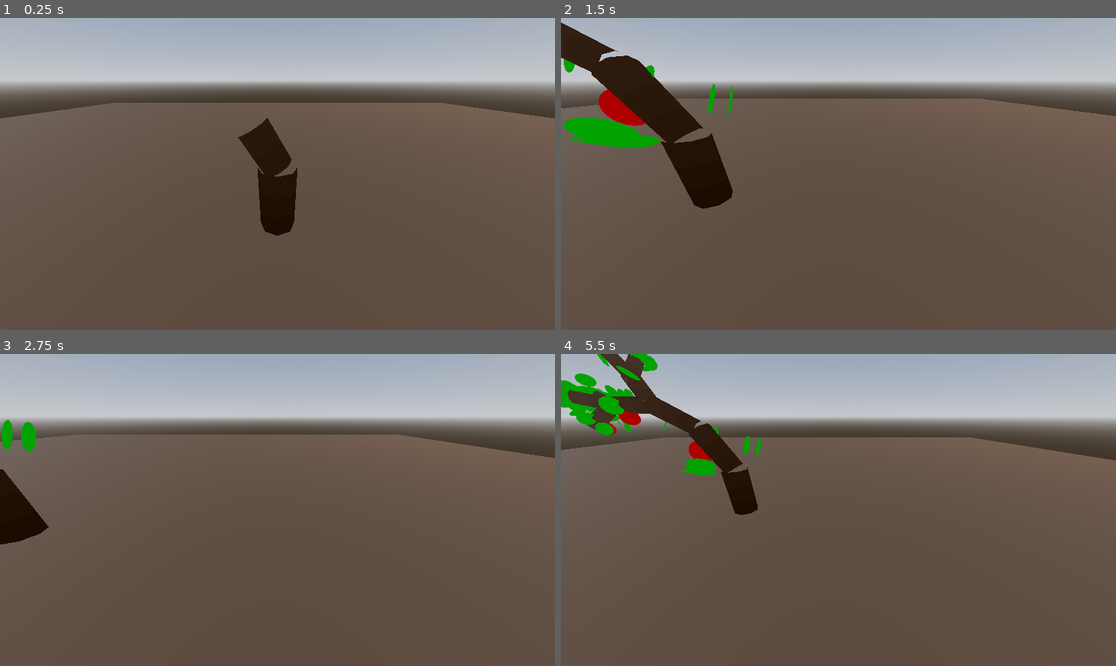
Above: before the commit, frames 1-4 (two rows, left to right).
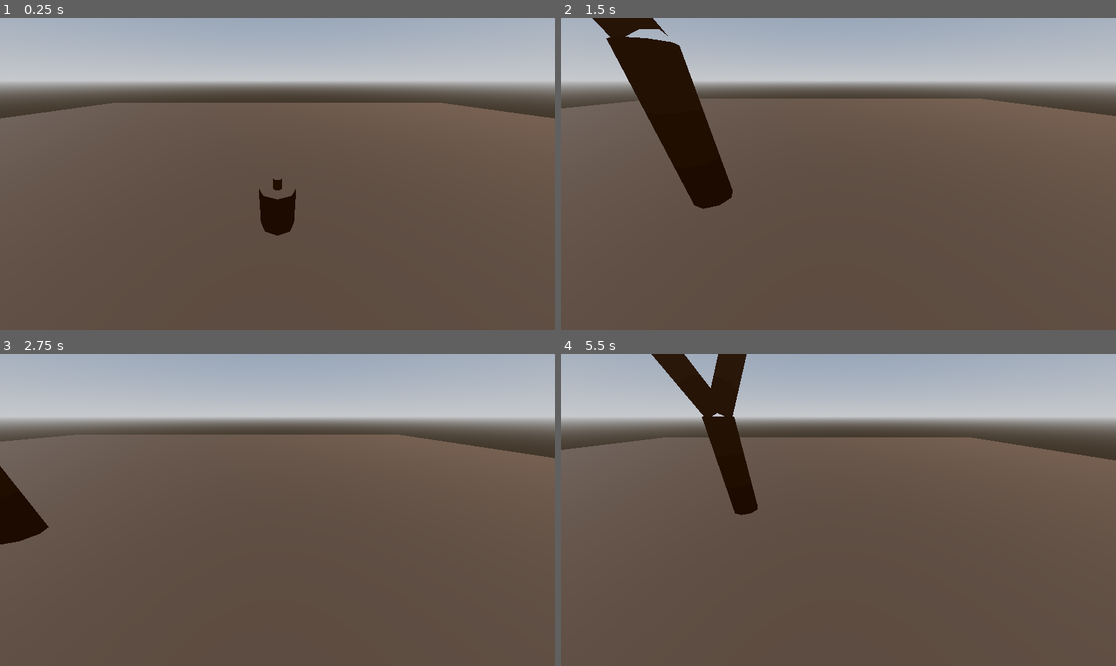
Above: after the commit, the same moments.

Repository: Gwynennen/Godot-4.1.1---Procedural-plants-generation-using-L-system-3D
Game: Godot game, scene res://Main.tscn
Two runs of this game, one before a commit and one after it. Both use one fixed random seed, a clock stepped at 60 frames per second and the inputs below. The project has no main scene, so this scene is started directly.
Inputs (mouse positions are in pixels of both pictures, inside the frame that each line leads up to):
- Up to frame 1 (0.25 s): no input
- Up to frame 2 (1.5 s): tap Enter at 0.5 s; move the mouse to (960, 158) at 0.52 s; hold D 0.53-1.25 s; tap Q at 0.6 s; click (960, 158) at 0.67 s; drag from (727, 189) to (810, 236) at 1.27 s
- Up to frame 3 (2.75 s): tap Space at 2 s; move the mouse to (333, 441) at 2.02 s; hold D from 2.03 s (still down); tap Shift at 2.1 s
- Up to frame 4 (5.5 s): release D at 2.75 s; drag from (810, 572) to (672, 463) at 2.77 s; tap Enter at 3.5 s; move the mouse to (1005, 556) at 3.52 s; hold A 3.53-4.25 s; tap Q at 3.6 s; drag from (672, 463) to (755, 432) at 4.27 s; tap Space at 5 s; move the mouse to (866, 510) at 5.02 s; hold S from 5.03 s (still down); tap Shift at 5.1 s; click (866, 510) at 5.17 s

The runs differ from the first frame. In frame 1, 1.4% of the frame differs, in the area x 42-54%, y 32-59%; in frame 2, 5.8%; in frame 3, 0.3%; in frame 4, 6.3%, in the area x 0-37%, y 0-39%.

Commit message:
Add files via upload

Diff:
--- a/Lsystem3D/Generator.gd
+++ b/Lsystem3D/Generator.gd
@@ -1,33 +1,28 @@
 extends Node3D
 
-var drawble = "F"
-var actions = "-+[]|#!{}.<>&^/\\()`:RL"
-var rules
-var starting
-var current
-var TW
+var drawble := "FRL"
+var actions := "[]&^/\\`:"
+var rules := {}
+var current := {}
+var animationSpeed := 0.2
+var colorLighteningFactor := 0.01
+var TW: Tween
+const JointsPart = preload("res://Part.gd")
 
-func _ready():
+func _ready() -> void:
 	randomize()
-	start("Tree1", 4)
+	start("Tree1", 2, Vector3.ZERO, Vector3.ZERO, [Color.SADDLE_BROWN.darkened(0.8)])
 
-func start(preset_name: String, steps):
+func start(preset_name: String, steps: int, startingPos: Vector3, startingRota: Vector3, colors: Array) -> void:
 	TW = create_tween()
-	rules = load_settings(preset_name)
-	set_current_state()
+	load_preset(preset_name)
+	set_current(startingPos, startingRota, colors)
 	calculate_state(steps)
-	create_parts()
+	set_parts()
 
-func set_current_state():
-	current = starting.duplicate(true)
-	current.rota = Vector3.ZERO
-	current.parentJoint = self
-	current.color = Color.SADDLE_BROWN.darkened(0.8)
-
-func load_settings(presetName: String):
-	var preset_data = {}
-	var presets = ConfigFile.new()
-	var err = presets.load("presets.cfg")
+func load_preset(presetName: String) -> void:
+	var presets := ConfigFile.new()
+	var err := presets.load("presets.cfg")
 
 	if err != OK:
 		return
@@ -37,17 +32,24 @@
 			for key in presets.get_section_keys(p):
 				match key:
 					"values":
-						starting = presets.get_value(p, key)
-						starting.angle = deg_to_rad(starting.angle)
+						current = presets.get_value(p, key)
 					_:
-						preset_data[key] = presets.get_value(p, key)
+						rules[key] = presets.get_value(p, key)
+			return
+	print("No such preset in config")
 
-			return preset_data
-	push_error("No such preset in config")
+func set_current(startingPos: Vector3, startingRota: Vector3, colors: Array) -> void:
+	current.angle = deg_to_rad(current.angle)
+	current.rota = startingRota
+	current.color = colors[0]
+	#init empty as parent holder
+	current.parentPart = JointsPart.new("", Vector3.ZERO, 0, 0, current.color)
+	current.parentPart.position = startingPos
+	add_child(current.parentPart)
 
-func calculate_state(steps):
+func calculate_state(steps: int) -> void:
 	for step in steps:
-		var tmp = ""
+		var tmp := ""
 		for part in current.state:
 			if part in rules:
 				if randi_range(0, 99) in range(0, rules[part].pbty):
@@ -58,12 +60,29 @@
 				tmp += part
 		current.state = tmp
 
-func create_parts():
-	var checkpoint = {"parentJoint": [], "rota": [], "length": [], "width": [], "color": []}
+func set_parts() -> void:
+	var checkpoint := {"parentPart": [], "rota": [], "length": [], "width": [], "color": []}
 	for part in current.state:
 		if part in drawble:
-			make_part()
-			current.color = current.color.lightened(0.01)
+			if part == "F":
+				var newPart = JointsPart.new("branch", current.rota, current.length, current.width, current.color)
+				newPart.meshInst.scale = Vector3.ZERO
+				TW.tween_property(newPart.meshInst, "scale", Vector3.ONE, animationSpeed)
+				current.parentPart.jointEnd.add_child(newPart)
+				current.parentPart = newPart
+
+				current.color = current.color.lightened(colorLighteningFactor)
+				current.rota = Vector3.ZERO
+			elif part == "R":
+				var newPart = JointsPart.new("apple", current.rota, current.length, current.width, Color.CRIMSON)
+				newPart.meshInst.scale = Vector3.ZERO
+				TW.tween_property(newPart.meshInst, "scale", Vector3.ONE, animationSpeed)
+				current.parentPart.jointEnd.add_child(newPart)
+			elif part == "L":
+				var newPart = JointsPart.new("leaf", current.rota, current.length, current.width, Color.SEA_GREEN)
+				newPart.meshInst.scale = Vector3.ZERO
+				TW.tween_property(newPart.meshInst, "scale", Vector3.ONE, animationSpeed)
+				current.parentPart.jointEnd.add_child(newPart)
 		elif part in actions:
 			match part:
 #				handle stack
@@ -88,84 +107,5 @@
 					current.length *= current.lengthMulti
 				":":
 					current.width *= current.widthMulti
-
-#				additions
-				"R":
-					make_apple()
-				"L":
-					make_leaves()
 				_:
-					push_error("unknown symbol")
-
-func make_part():
-	var jointStart = Marker3D.new()
-	jointStart.rotation += current.rota
-	current.rota = Vector3.ZERO
-	current.parentJoint.add_child(jointStart)
-	current.parentJoint = jointStart
-
-	var jointEnd = Marker3D.new()
-	jointEnd.position = make_branch(8)
-	current.parentJoint.add_child(jointEnd)
-	current.parentJoint = jointEnd
-
-func make_apple():
-	var holder = Marker3D.new()
-	holder.rotation.x = -PI/4
-	var apple = MeshInstance3D.new()
-	apple.mesh = SphereMesh.new()
-	apple.mesh.radius = current.width
-	apple.mesh.height = current.width*2
-	apple.position.y = -current.width*2
-	apple.set_material_override(StandardMaterial3D.new())
-	apple.get_material_override().set_albedo(Color.DARK_RED)
-	apple.get_material_override().set_shading_mode(BaseMaterial3D.SHADING_MODE_UNSHADED)
-	current.parentJoint.add_child(holder)
-	holder.add_child(apple)
-
-	apple.scale = Vector3.ZERO
-	TW.tween_property(apple, "scale", Vector3.ONE, 0.05)
-
-func make_leaves():
-	for x in randi_range(5, 15):
-		var holder = Marker3D.new()
-		holder.rotation.x = -PI/4
-		holder.rotation.y = deg_to_rad(randi_range(0, 360))
-		var leaf = MeshInstance3D.new()
-		leaf.mesh = SphereMesh.new()
-		leaf.mesh.radius = current.width
-		leaf.mesh.height = 0
-		leaf.position.y = -current.width*randi_range(1, 5)
-		leaf.set_material_override(StandardMaterial3D.new())
-		leaf.get_material_override().set_albedo(Color.WEB_GREEN)
-		leaf.get_material_override().set_shading_mode(BaseMaterial3D.SHADING_MODE_UNSHADED)
-		current.parentJoint.add_child(holder)
-		holder.add_child(leaf)
-
-		leaf.scale = Vector3.ZERO
-		TW.tween_property(leaf, "scale", Vector3.ONE, 0.05)
-
-func make_branch(sidesCount):
-	var endPos = Vector3(0,current.length,0)
-	var st = SurfaceTool.new()
-	st.begin(Mesh.PRIMITIVE_TRIANGLE_STRIP)
-
-#	create tube shape
-	var angle = ((PI*2) / sidesCount)
-	for i in sidesCount+1:
-#		tube point top
-		st.add_vertex(Vector3(current.width*cos(angle*i), endPos.y, current.width*sin(angle*i)))
-# 		tube point base
-		st.add_vertex(Vector3(current.width*cos(angle*i), 0, current.width*sin(angle*i)))
-
-	var tube = MeshInstance3D.new()
-	tube.set_mesh(st.commit())
-	tube.set_material_override(StandardMaterial3D.new())
-	tube.get_material_override().set_albedo(current.color)
-	tube.get_material_override().set_shading_mode(BaseMaterial3D.SHADING_MODE_UNSHADED)
-
-	tube.scale = Vector3.ZERO
-	TW.tween_property(tube, "scale", Vector3.ONE, 0.05)
-
-	current.parentJoint.add_child(tube)
-	return endPos
+					print("unknown symbol in state")
--- /dev/null
+++ b/Lsystem3D/Part.gd
@@ -0,0 +1,46 @@
+class_name Part extends Marker3D
+
+var jointEnd := Marker3D.new()
+var tween: Tween
+var meshInst := MeshInstance3D.new()
+const types = ["branch", "apple", "leaf"]
+
+#consider using enum here instead of string
+func _init(type:String, rota: Vector3, partLength: float, partWidth: float, color:Color) -> void:
+	randomize()
+	rotation += rota
+	jointEnd.position.y += partLength
+	add_child(jointEnd)
+	if type not in types: return
+	match type:
+		types[0]:
+			make_mesh_tube(8, partLength, partWidth)
+		types[1]:
+			meshInst.set_mesh(SphereMesh.new())
+			meshInst.mesh.radius = partWidth
+			meshInst.mesh.height = 2*partWidth
+			meshInst.position.z = 2*partWidth
+		types[2]:
+			meshInst.set_mesh(SphereMesh.new())
+			meshInst.mesh.radius = partWidth
+			meshInst.mesh.height = 0
+			meshInst.position = Vector3(0, -0.5*partWidth, 1.5*partWidth)
+	add_child(meshInst)
+	set_color(color)
+
+func set_color(color:Color) -> void:
+	meshInst.set_material_override(StandardMaterial3D.new())
+	meshInst.get_material_override().set_albedo(color)
+	meshInst.get_material_override().set_shading_mode(BaseMaterial3D.SHADING_MODE_UNSHADED)
+
+func make_mesh_tube(sidesCount: int, partLength: float, partWidth:float) -> void:
+	var st := SurfaceTool.new()
+	st.begin(Mesh.PRIMITIVE_TRIANGLE_STRIP)
+
+	var angle := ((PI*2) / sidesCount)
+	for i in sidesCount+1:
+#		tube point top
+		st.add_vertex(Vector3(partWidth*cos(angle*i), partLength, partWidth*sin(angle*i)))
+# 		tube point base
+		st.add_vertex(Vector3(partWidth*cos(angle*i), 0, partWidth*sin(angle*i)))
+	meshInst.set_mesh(st.commit())
--- a/Lsystem3D/presets.cfg
+++ b/Lsystem3D/presets.cfg
@@ -2,7 +2,7 @@
 A = {"pbty": 50, "main":"`:[&FFFLRA]////[&FFFALL]////[&FFFLA]", "second":"`:[&FFFAL]////[&FFFLRAL]"}
 values = {
 	"state": "FFFA",
-	"length": 0.5,
+	"length": 1,
 	"lengthMulti": 0.9,
 	"width": 0.4,
 	"widthMulti": 0.8,
